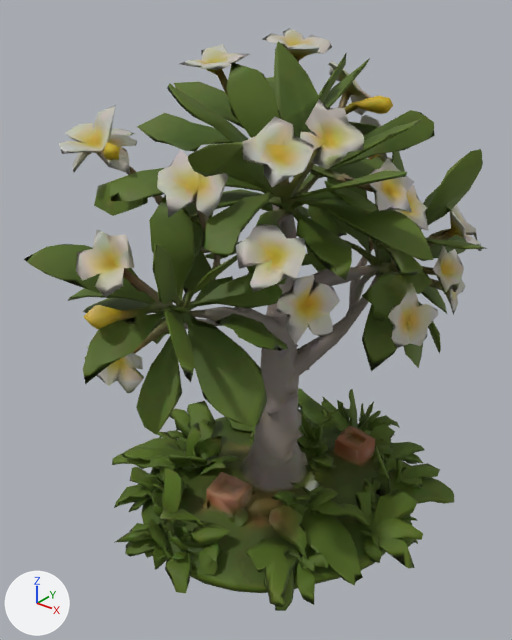
The glTF model assets/models/frangipani.glb as it was, and as the next commit left it.
Both versions are drawn from a camera (50 mm lens) standing at (0.398, -0.53, 0.296) and looking at (-0.01, -0.02, -0.02). The lights are fixed; the arrows at lower left show +X, +Y and +Z. The older version comes first. Where no turn or scale is listed for an object, it has been applied to the vertices. Vertices at exactly the same position are counted once.

The scene before the commit, as lines of its bpy script (objects in view):
```python
me_tripo_mesh_8a9b8884_68e6_4e0d_8c6d_afdf12699f39 = bpy.data.meshes.new('tripo_mesh_8a9b8884-68e6-4e0d-8c6d-afdf12699f39')
me_tripo_mesh_8a9b8884_68e6_4e0d_8c6d_afdf12699f39.from_pydata(...)  # 6370 vertices, 13217 faces; spans x -0.187..0.187, y -0.234..0.234, z -0.25..0.25
me_tripo_mesh_8a9b8884_68e6_4e0d_8c6d_afdf12699f39.materials.append(mat_tripo_material_8a9b8884_68e6_4e0d_8c6d_afdf12699f39)
ob_tripo_node_8a9b8884_68e6_4e0d_8c6d_afdf12699f39 = bpy.data.objects.new('tripo_node_8a9b8884-68e6-4e0d-8c6d-afdf12699f39', me_tripo_mesh_8a9b8884_68e6_4e0d_8c6d_afdf12699f39)
ob_tripo_node_8a9b8884_68e6_4e0d_8c6d_afdf12699f39.location = (0.0, 0.0, 0.0)
```
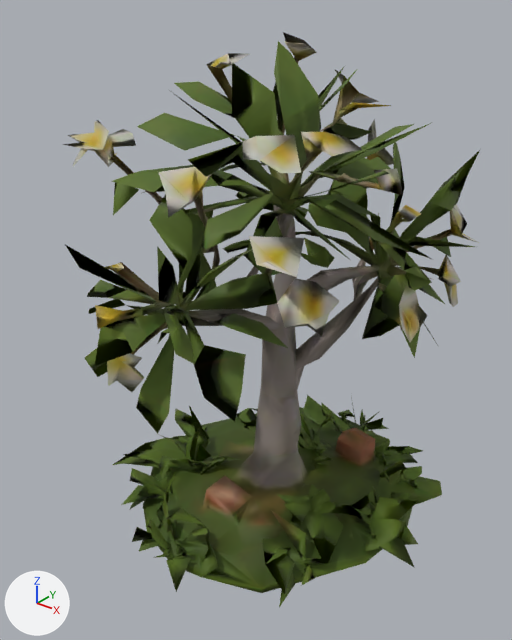
Where the newer file only moved an object's origin or applied its transform, the numbers keep the older frame.

The change, as a list of edits to the scene's bpy script:
```text
Change me_tripo_mesh_8a9b8884_68e6_4e0d_8c6d_afdf12699f39:
    used by ob_tripo_node_8a9b8884_68e6_4e0d_8c6d_afdf12699f39; location = (0.0, 0.0, 0.0)
    remove me_tripo_mesh_8a9b8884_68e6_4e0d_8c6d_afdf12699f39.from_pydata(...)  # 6370 vertices, 13217 faces; spans x -0.187..0.187, y -0.234..0.234, z -0.25..0.25
    add me_tripo_mesh_8a9b8884_68e6_4e0d_8c6d_afdf12699f39.from_pydata(...)  # 2119 vertices, 4467 faces; spans x -0.184..0.186, y -0.223..0.229, z -0.25..0.247
    me_tripo_mesh_8a9b8884_68e6_4e0d_8c6d_afdf12699f39 part 1: 4251 vertices removed from x -0.187..0.187, y -0.234..0.234, z -0.25..0.25
    me_tripo_mesh_8a9b8884_68e6_4e0d_8c6d_afdf12699f39 part 2: 7 kept faces spanning x -0.138..0.08, y -0.167..0.083, z -0.218..0.174 get new texture (UV) coordinates
```

Where the change shows, as pixel boxes (x1, y1, x2, y2) in the pictures (512 x 640 px):
'tripo_node_8a9b8884-68e6-4e0d-8c6d-afdf12699f39', reshaped (10% narrower)
    before: (24, 29, 487, 611)
    after: (63, 32, 480, 607)
part 1 of me_tripo_mesh_8a9b8884_68e6_4e0d_8c6d_afdf12699f39, deleted (green)
    before: (24, 29, 487, 611)
part 2 of me_tripo_mesh_8a9b8884_68e6_4e0d_8c6d_afdf12699f39, surface changed
    before: (147, 443, 180, 528)
    after: (88, 299, 316, 528)
